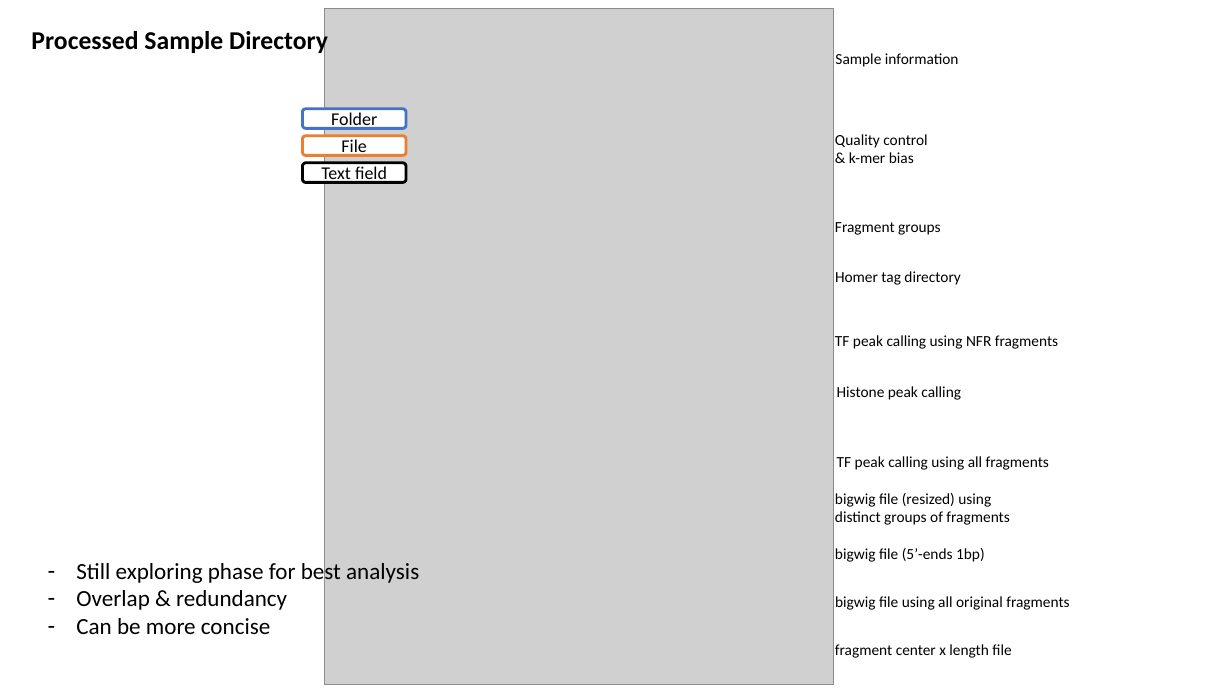
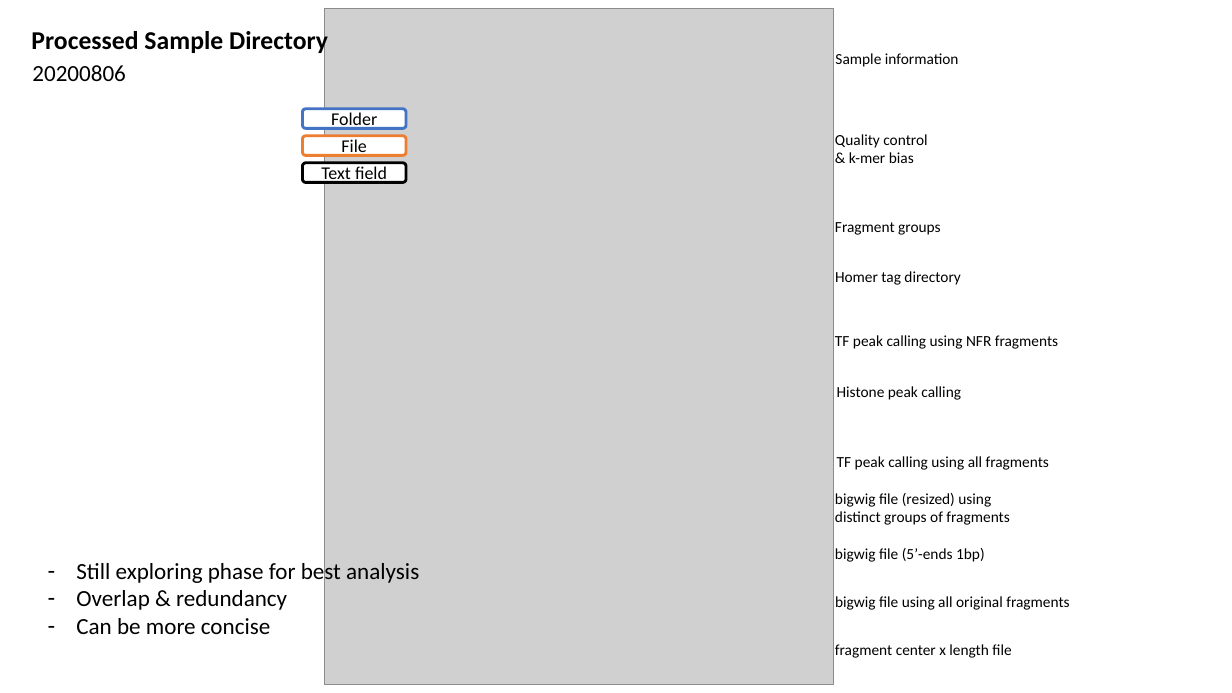
Before and after one commit to hwlim/Cutlery, a slide deck: slide 5 of Plan/schema.pptx. Drawn at 1232x693 pixels with LibreOffice and Linux fonts; fonts in the diff are those of the drawing; grey boxes stand for pictures. Boxes give left, top, right and bottom in pixels: in the first picture for what was removed or moved away, otherwise in the second. Text is boxed around its words. In the diff, an @@ line names an element or a change of style, - is before the commit and + after.

```diff
--- a/Plan/schema.pptx
+++ b/Plan/schema.pptx
@@ text added at bbox=[32, 65, 126, 81], 18 pt, text #000000 @@
+20200806
```
Also in this commit, not shown: 2 other slides changed.
